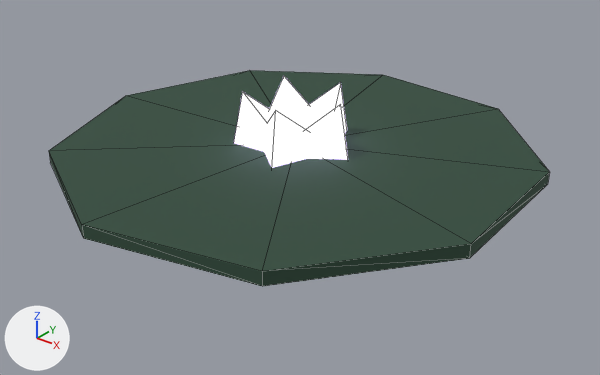
Renders of the glTF model assets/models/glowmere/lilypad_1.glb from each side of a commit.
The view is the same before and after, from a camera (50 mm lens) standing at (0.554, -0.687, 0.386) and looking at (0.02, -0.02, -0.027). Every picture has the same lights, and +X, +Y and +Z are marked at lower left. The older version comes first. Mesh edges are drawn as thin lines. Vertices at exactly the same position are counted once.

Names of what the first picture shows: 'lilypad_1'.
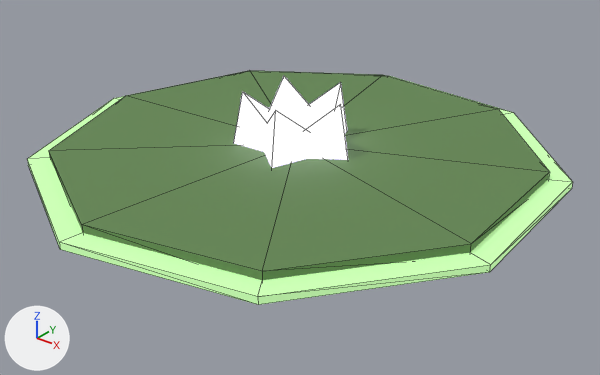
Pixel boxes [x1, y1, x2, y2] of what changed, in the pictures (600 x 375 px):
'lilypad_1', recoloured, surface changed, reshaped (dark green to green, 9% wider, 9% taller): before [49, 70, 549, 286]; after [27, 70, 573, 305]
part 1 of me_lilypad_1, added: after [27, 76, 573, 305]

Patch to the scene script:
```diff
--- a/assets/models/glowmere/lilypad_1.glb.py
+++ b/assets/models/glowmere/lilypad_1.glb.py
@@ mat_lilypad @@
 mat_lilypad = principled_material('lilypad')
-mat_lilypad.base_color = (0.0284, 0.0685, 0.0423)  # dark green #2f4a3a
+mat_lilypad.base_color = (0.107, 0.195, 0.0685)  # dark green #5c7a4a
 mat_lilypad.roughness = 0.9
+mat_lilypad.emission_strength = 0.6
+mat_lilypad.emission_color = (0.0273, 0.0685, 0.0232)  # dark green #2e4a2a
@@ mat_lilypad_rim_glow @@
+mat_lilypad_rim_glow = principled_material('lilypad_rim_glow')
+mat_lilypad_rim_glow.base_color = (0.332, 0.584, 0.254)  # green #9cc98a
+mat_lilypad_rim_glow.roughness = 0.9
+mat_lilypad_rim_glow.emission_color = (0.332, 0.584, 0.254)  # green #9cc98a
+mat_lilypad_rim_glow.emission_strength = 0.9
@@ me_lilypad_1 @@
 # used by ob_lilypad_1; location = (0.0, 0.0, 0.0)
-me_lilypad_1.from_pydata(...)  # 45 vertices, 66 faces; spans x -0.28..0.267, y -0.278..0.273, z -0.008..0.077
+me_lilypad_1.from_pydata(...)  # 65 vertices, 102 faces; spans x -0.305..0.291, y -0.303..0.297, z -0.008..0.077
+# me_lilypad_1 part 1: a new loose piece, a 9-sided cylinder along z spanning x -0.3046..0.2914, y -0.3026..0.2974, z -0.002..0.006, in mat_lilypad_rim_glow (green #9cc98a, glowing green #9cc98a)
 me_lilypad_1.materials.append(mat_lilypad)
 me_lilypad_1.materials.append(mat_lily_bloom_glow)
+me_lilypad_1.materials.append(mat_lilypad_rim_glow)  # green #9cc98a, glowing green #9cc98a
```
